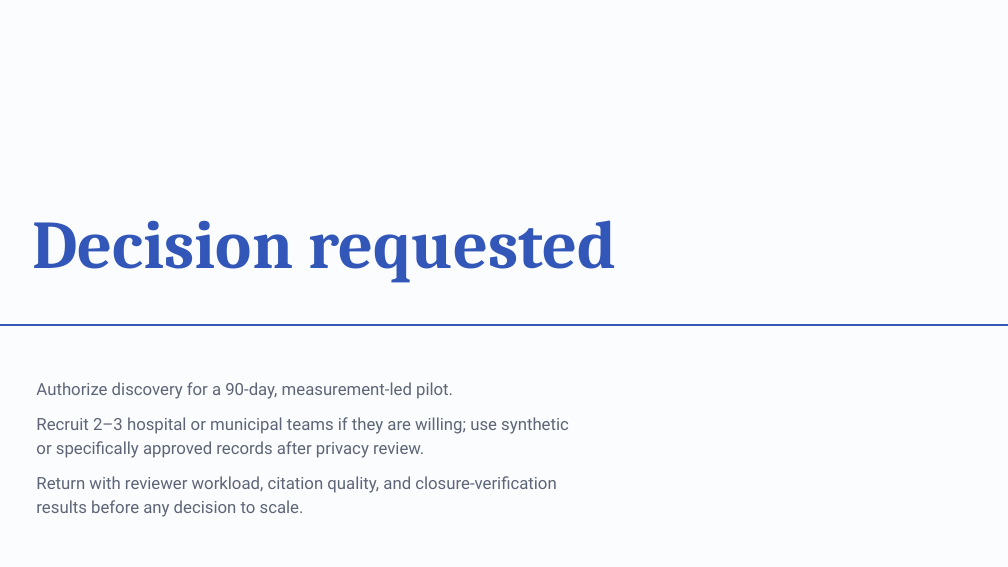
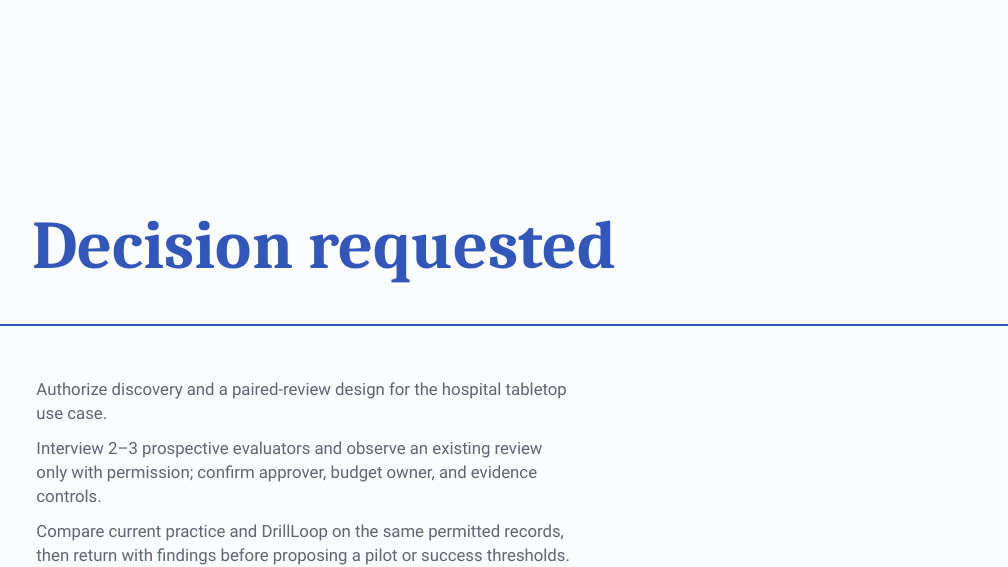
Before and after one commit to deepeshaiml/DrillLoop, a slide deck: slide 14 of DrillLoop_Business_Review.pptx. Drawn at 1008x567 pixels with LibreOffice and Linux fonts; fonts in the diff are those of the drawing. Boxes give left, top, right and bottom in pixels: in the first picture for what was removed or moved away, otherwise in the second. Text is boxed around its words. In the diff, an @@ line names an element or a change of style, - is before the commit and + after.

Commit message:
Align Eureka materials with reviewer feedback

```diff
--- a/DrillLoop_Business_Review.pptx
+++ b/DrillLoop_Business_Review.pptx
@@ subtitle at box(36, 382, 570, 565): text changed @@
-Authorize discovery for a 90-day, measurement-led pilot.
-Recruit 2–3 hospital or municipal teams if they are willing; use synthetic or specifically approved records after privacy review.
-Return with reviewer workload, citation quality, and closure-verification results before any decision to scale.
+Authorize discovery and a paired-review design for the hospital tabletop use case.
+Interview 2–3 prospective evaluators and observe an existing review only with permission; confirm approver, budget owner, and evidence controls.
+Compare current practice and DrillLoop on the same permitted records, then return with findings before proposing a pilot or success thresholds.
```
Also in this commit, not shown: 11 other slides changed, 14 other files.
